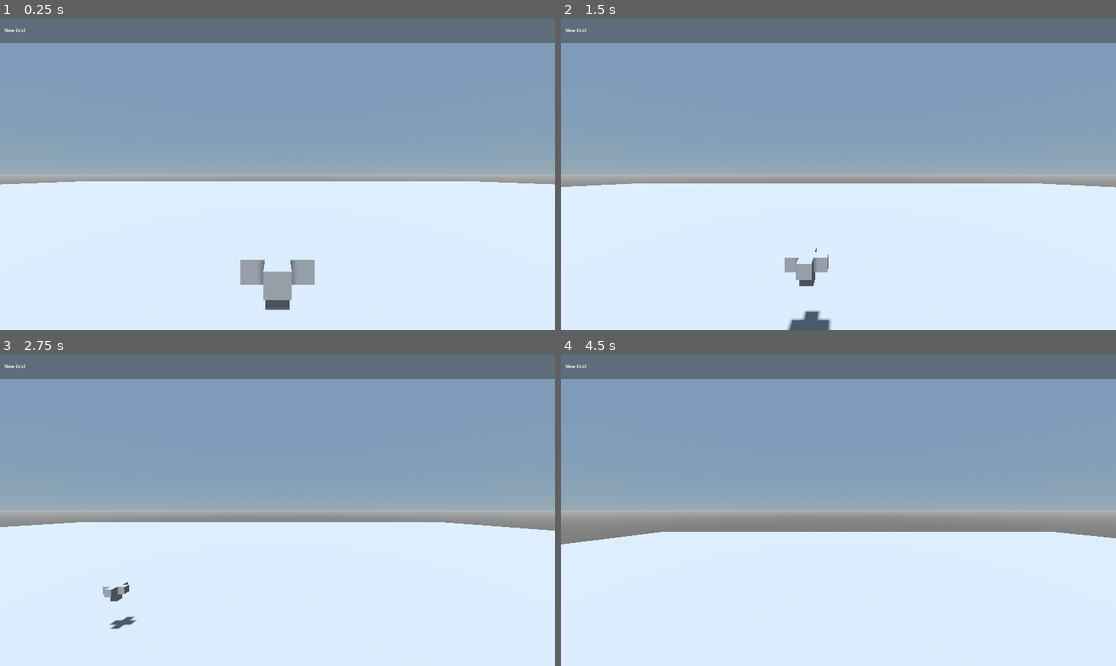
Above: before the commit, frames 1-4 (two rows, left to right).
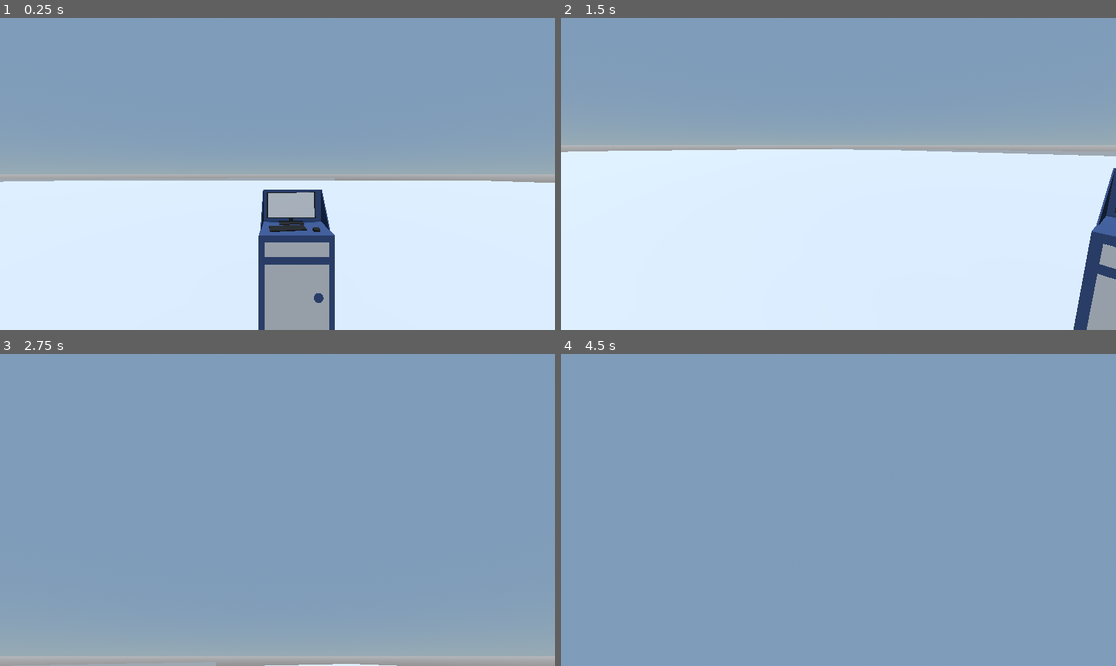
Above: after the commit, the same moments.

Repository: Astormakes/blocksphysicsgame-v-2
Game: Godot game, scene res://Scenes/World/world.tscn
The game is run twice, just before and just after one commit, with the same random seed, the same clock (stepped at 60 frames per second) and the same inputs. Before the commit the project starts from res://Scenes/Designer/designer.tscn.
Inputs (mouse positions are in pixels of both pictures, inside the frame that each line leads up to):
- Up to frame 1 (0.25 s): no input
- Up to frame 2 (1.5 s): tap Enter at 0.5 s; move the mouse to (960, 158) at 0.52 s; hold D (Right) 0.53-1.28 s; hold Ctrl (Sneak) 0.53-1.28 s; click (960, 158) at 0.67 s; tap Space (jump) at 0.77, 0.8, 1.07, 1.35 s; move the mouse to (727, 189) at 1.27 s; hold S (Backward) from 1.28 s (still down); click (727, 189) at 1.42 s
- Up to frame 3 (2.75 s): tap Space (jump) at 1.52, 1.82, 2.3 s; tap Ctrl (Sneak) at 1.55 s; move the mouse to (333, 441) at 2.02 s; release S (Backward) at 2.03 s; hold D (Right) from 2.03 s (still down); hold Alt (Alt) from 2.03 s (still down); click (333, 441) at 2.17 s
- Up to frame 4 (4.5 s): move the mouse to (810, 572) at 2.77 s; release D (Right) at 2.78 s; release Alt (Alt) at 2.78 s; hold W (Forward) 2.78-3.53 s; tap Home (Noclip) at 2.85 s; click (810, 572) at 2.92 s; tap Space (jump) at 3.02, 3.32, 3.77, 3.8, 4.07 s; tap Ctrl (Sneak) at 3.05, 4.35 s; move the mouse to (1005, 556) at 3.52 s; hold Shift (Run) 3.53-4.28 s; hold A (Left) from 3.53 s (still down); click (1005, 556) at 3.67 s; move the mouse to (672, 463) at 4.27 s; click (672, 463) at 4.42 s

The runs differ from the first frame. In frame 1, 14% of the frame differs, in the area x 0-100%, y 0-100%; in frame 2, 23%; in frame 3, 58%; in frame 4, 58%.

Commit message:
Added ray and did small changes to player

Diff:
--- a/Scenes/Designer/camera_pivot.gd
+++ b/Scenes/Designer/camera_pivot.gd
@@ -11,11 +11,10 @@
 var yaw := 0.0
 var pitch := 0.0
 
-var ray:RayCast3D
+var ray:RayCast3D = RayCast3D.new()
 
 func _ready():
 	Input.set_mouse_mode(Input.MOUSE_MODE_VISIBLE)
-	ray = RayCast3D.new()
 	ray.debug_shape_thickness = 1
 	add_child(ray)
 
--- /dev/null
+++ b/Scenes/Player/PlayerHead.gd
@@ -0,0 +1,18 @@
+extends Node3D
+
+@onready var ray:RayCast3D = RayCast3D.new()
+
+@onready var camera = $Camera3D
+# Called when the node enters the scene tree for the first time.
+func _ready() -> void:
+	ray.debug_shape_thickness = 1
+	add_child(ray)
+
+
+# Called every frame. 'delta' is the elapsed time since the previous frame.
+func _process(_delta: float) -> void:
+
+	var mouse_pos = get_viewport().get_mouse_position()
+	ray.target_position = to_local(camera.project_ray_normal(mouse_pos)*100 + camera.project_ray_origin(mouse_pos))
+
+	print(ray.get_collider())
--- a/Scenes/Player/player.tscn
+++ b/Scenes/Player/player.tscn
@@ -1,5 +1,6 @@
-[gd_scene load_steps=5 format=3 uid="uid://c6pcwly7ikk0m"]
+[gd_scene load_steps=6 format=3 uid="uid://c6pcwly7ikk0m"]
 
+[ext_resource type="Script" uid="uid://bw4olqwtehllw" path="res://Scenes/Player/PlayerHead.gd" id="2_a3d8c"]
 [ext_resource type="Script" uid="uid://begt1lw5g58m4" path="res://Scenes/Player/playerMovement.gd" id="2_yxeup"]
 
 [sub_resource type="SceneReplicationConfig" id="SceneReplicationConfig_fcuv6"]
@@ -45,6 +46,7 @@
 
 [node name="Head" type="Node3D" parent="Body"]
 transform = Transform3D(1, 0, 0, 0, 1, 0, 0, 0, 1, 0, 0.747154, 0)
+script = ExtResource("2_a3d8c")
 
 [node name="Control" type="Control" parent="Body/Head"]
 layout_mode = 3
--- a/Scenes/Player/playerMovement.gd
+++ b/Scenes/Player/playerMovement.gd
@@ -6,13 +6,14 @@
 var movementDamping = Vector3(50000,300,50000)
 var Enginedelta = 0
 
-var noclip = true
+var noclip = false
 
 @onready var Head = $Head
 
 
 func _ready() -> void:
 	Input.set_mouse_mode(Input.MOUSE_MODE_CAPTURED)
+	freeze = noclip
 
 func _process(delta: float) -> void:
 	if is_multiplayer_authority():
@@ -34,9 +35,9 @@
 		if Input.is_action_pressed("Run"):
 				velocity = velocity * runMul
 		if Input.is_action_pressed("jump"):
-				velocity.y = 5
+				velocity.y = 3
 		if Input.is_action_pressed("Sneak"):
-				velocity.y = -5
+				velocity.y = -3
 
 
 		if noclip:
--- a/Scenes/World/world.tscn
+++ b/Scenes/World/world.tscn
@@ -71,4 +71,4 @@
 transform = Transform3D(1, 0, 0, 0, 1, 0, 0, 0, 1, 0.06873703, -0.08118102, -2.0370736)
 
 [node name="Player" parent="." instance=ExtResource("2_yp2ti")]
-transform = Transform3D(1, 0, 0, 0, 1, 0, 0, 0, 1, -0.09636395, -0.08353281, 0.052561704)
+transform = Transform3D(1, 0, 0, 0, 1, 0, 0, 0, 1, -0.09636395, 0.010359645, 0.052561704)
--- a/project.godot
+++ b/project.godot
@@ -11,7 +11,7 @@
 [application]
 
 config/name="blocksphysicsgame v2"
-run/main_scene="uid://7rxbp7hki16p"
+run/main_scene="uid://dc5yusrj6d7ge"
 config/features=PackedStringArray("4.5", "Forward Plus")
 config/icon="res://icon.svg"
 
Not shown, added: Scenes/Player/PlayerHead.gd.uid
